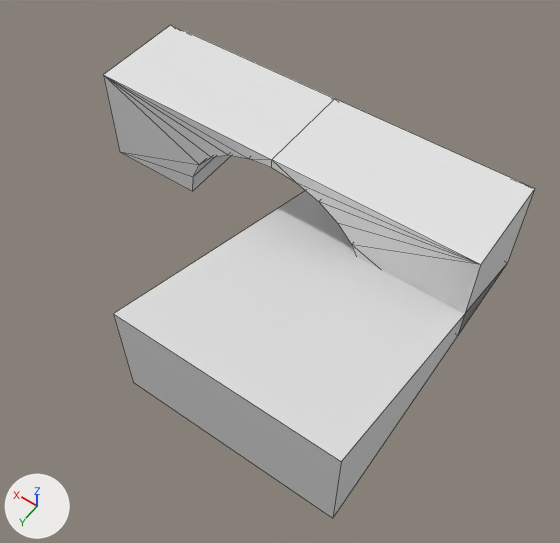
What one commit did to the Blender file datas/meshes/building.blend.
The view is the same before and after, from a camera (50 mm lens) standing at (-1.42, 4.46, 5.72) and looking at (1.05, 1.01, 0.29). Lighting does not change. The marker at lower left points along +X, +Y and +Z. Mesh edges are drawn as thin lines.

In view in the first picture: '0-ramp', '1-bridge'.
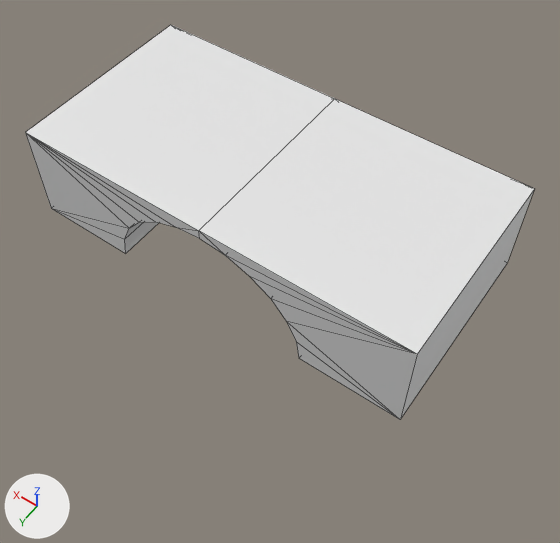
The change in detail:
me_cube_001 has 36 vertices, 48 faces and spans x -0.5..3.5, y -0.5..0.5, z 0.0..1.0.
me_cube_001 is used by ob_1_bridge; location (0.0, 0.0, 0.0).
me_cube_001 part 1: the whole mesh is scaled about its middle by (1, 2, 1), then moved by (0.0, 0.5, 0.0).
Object '0-ramp' (ob_0_ramp) is now hidden.

Boxes (x1, y1, x2, y2) around the edits, measured in the pictures (560 x 543 px):
'1-bridge', mesh rescaled (18% wider, 27% taller)
    before: (103, 25, 534, 334)
    after: (25, 25, 534, 419)
'0-ramp', hidden
    before: (113, 191, 502, 518)
